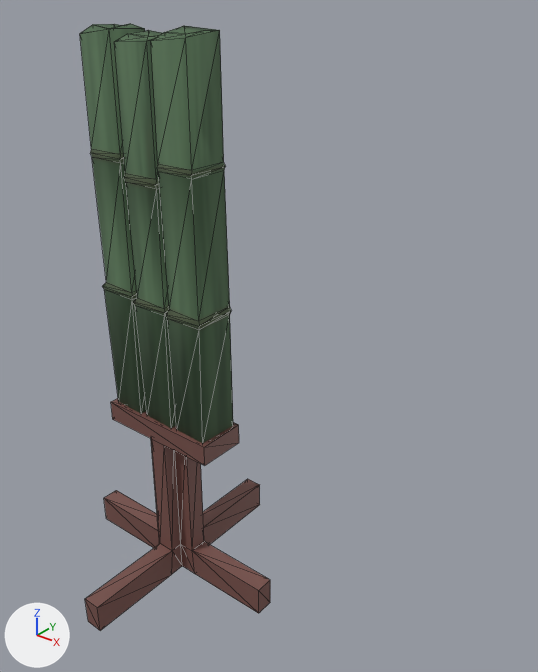
The glTF model assets/obstacles/bamboo_mid_3.glb as it was, and as the next commit left it.
The view is the same before and after, from a 50 mm lens placed at (2.27, -2.1, 1.87), pointed at (-0.11, 0.88, 0.03). Lighting does not change. The marker at lower left points along +X, +Y and +Z. Mesh edges are drawn as thin lines. Vertices at the same position are counted once.

Before the edit, the objects in view are built like this:
```python
me_cube_016 = bpy.data.meshes.new('Cube.016')
me_cube_016.from_pydata(...)  # 60 vertices, 112 faces; spans x -0.561..0.561, y -0.595..0.595, z -0.004..0.894
me_cube_016.materials.append(mat_material)  # brown #78504a
# before: 20 (-0.044, -0.595, -0.004) at pixel (88, 621), 21 (0.044, -0.595, -0.004) at pixel (100, 630), 22 (0.044, -0.595, 0.142) at pixel (97, 607), 23 (-0.044, -0.595, 0.142) at pixel (84, 598), 28 (-0.044, -0.128, -0.004)
# before: 29 (-0.044, -0.108, 0.142) at pixel (160, 543), 30 (0.044, -0.108, 0.142) at pixel (172, 550), 31 (0.044, -0.128, -0.004) at pixel (171, 574)
me_cube_017 = bpy.data.meshes.new('Cube.017')
me_cube_017.from_pydata(...)  # 120 vertices, 222 faces; spans x -0.31..0.3, y -0.1..0.1, z 0.0..1.73
me_cube_017.materials.append(mat_material_001)  # picture img_testing2
ob_model3 = bpy.data.objects.new('Model3', None)
ob_model3.location = (0.0, 0.0, -0.911)
ob_obstacle = bpy.data.objects.new('Obstacle', me_cube_017)
ob_obstacle.parent = ob_model3
ob_obstacle.location = (0.0, 0.0, 0.882)
ob_stand_002 = bpy.data.objects.new('Stand.002', me_cube_016)
ob_stand_002.parent = ob_model3
ob_stand_002.location = (0.0, 0.0, 0.0)
```
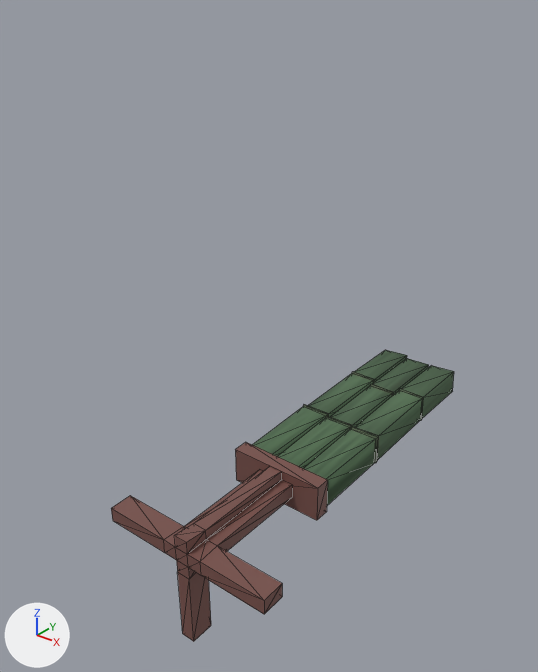
ob_model3 is not drawn itself; it is the parent of ob_obstacle, ob_stand_002.

Location of each change, (x1, y1, x2, y2) in pixels of the pictures (538 x 672 px):
'Obstacle', turned
    before: (80, 23, 233, 444)
    after: (252, 350, 454, 505)
'Stand.002', reshaped, turned
    before: (85, 398, 270, 631)
    after: (111, 442, 328, 642)
part 1 of me_cube_016, cut back
    before: (85, 544, 172, 631)
    after: (175, 524, 206, 542)

The change, as a diff of the scene's bpy script:
```diff
--- a/assets/obstacles/bamboo_mid_3.glb.py
+++ b/assets/obstacles/bamboo_mid_3.glb.py
@@ me_cube_016 @@
 me_cube_016.from_pydata(...)  # 60 vertices, 112 faces; spans x -0.561..0.561, y -0.595..0.595, z -0.004..0.894
 # used by ob_stand_002; location = (0.0, 0.0, 0.0)
 # verts and faces of me_cube_016; kept vertices keep their numbers, new ones are numbered from 60
+# me_cube_016 part 1
+delete_vertices([*range(20, 24)])  # with the faces that use them
+faces += [(28, 30, 29), (28, 31, 30)]
 me_cube_016.materials.append(mat_material)
@@ ob_model3 @@
 ob_model3.location = (0.0, 0.0, -0.911)
+ob_model3.rotation_euler = (-1.559, 0.0, 0.0)  # degrees (-89, 0, 0)
```
